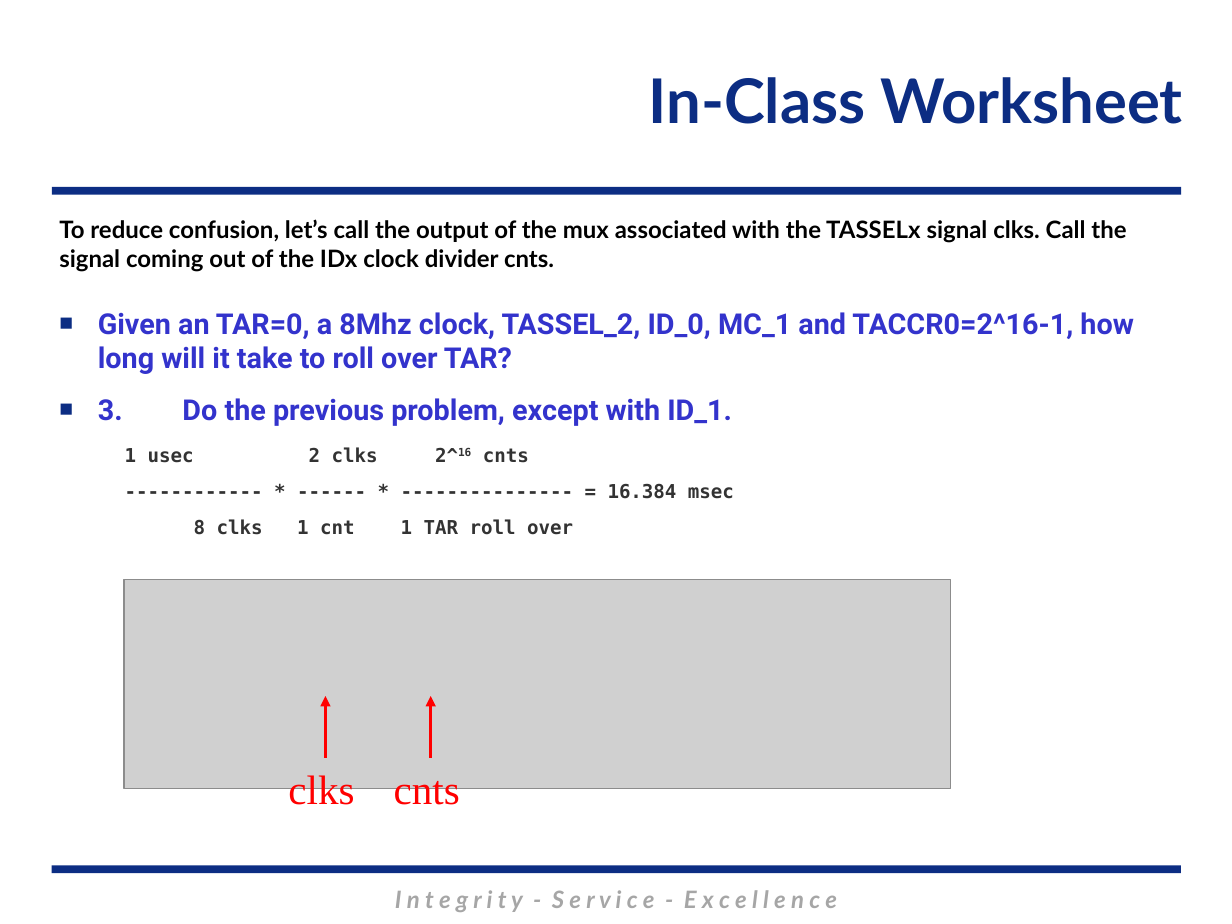
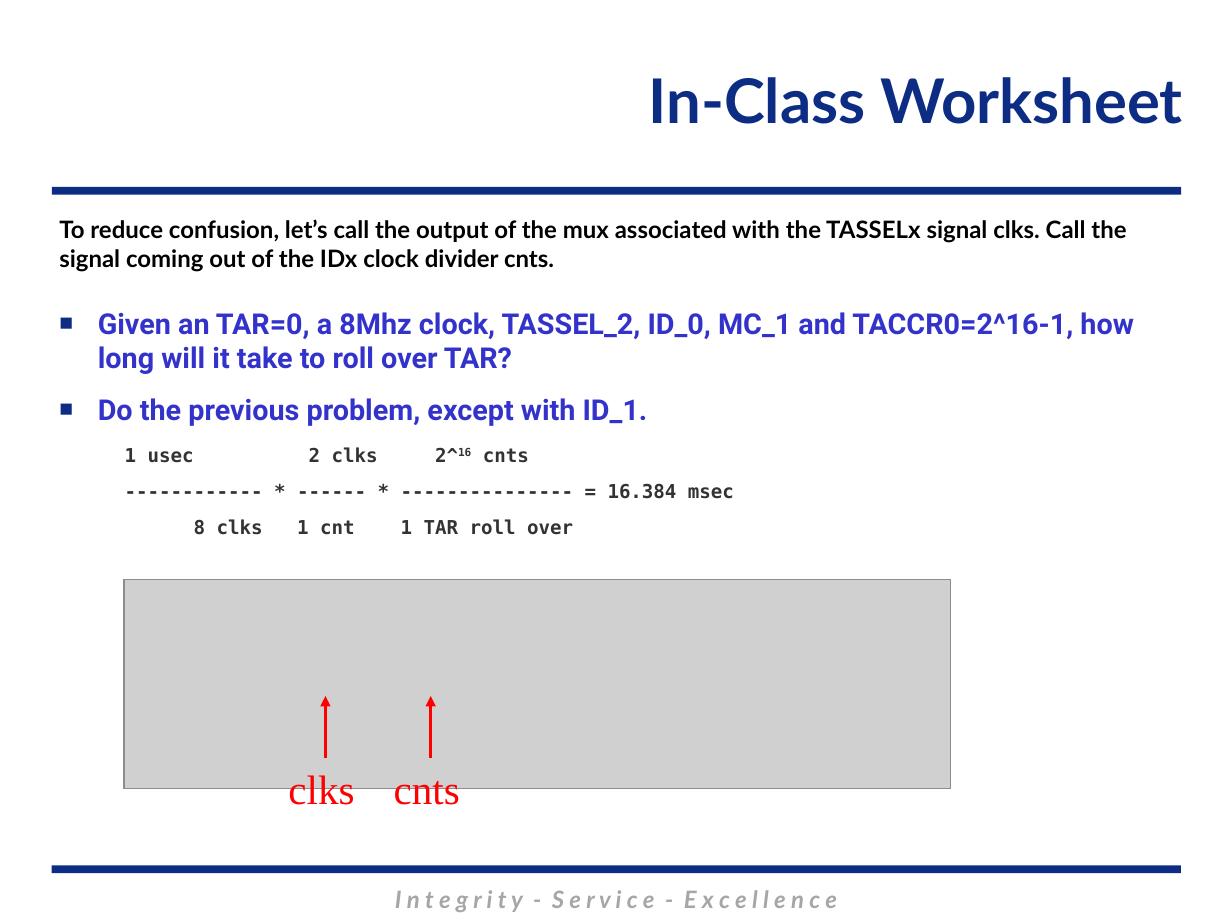
Before and after one commit to MarsUniversity/ECE382, a slide deck: slide 27 of source/lessons/lsn29/Lsn29.pptx. Drawn at 1232x924 pixels with LibreOffice and Linux fonts; fonts in the diff are those of the drawing; grey boxes stand for pictures; background and template pictures are left out. Boxes give left, top, right and bottom in pixels: in the first picture for what was removed or moved away, otherwise in the second. Text is boxed around its words. In the diff, an @@ line names an element or a change of style, - is before the commit and + after.

```diff
--- a/source/lessons/lsn29/Lsn29.pptx
+++ b/source/lessons/lsn29/Lsn29.pptx
@@ text at <box>98,398,648,426</box>: text changed @@
-■ 3. Do the previous problem, except with ID_1.
+■ Do the previous problem, except with ID_1.
```
Also in this commit, not shown: 14 other slides changed, 8 other files.
